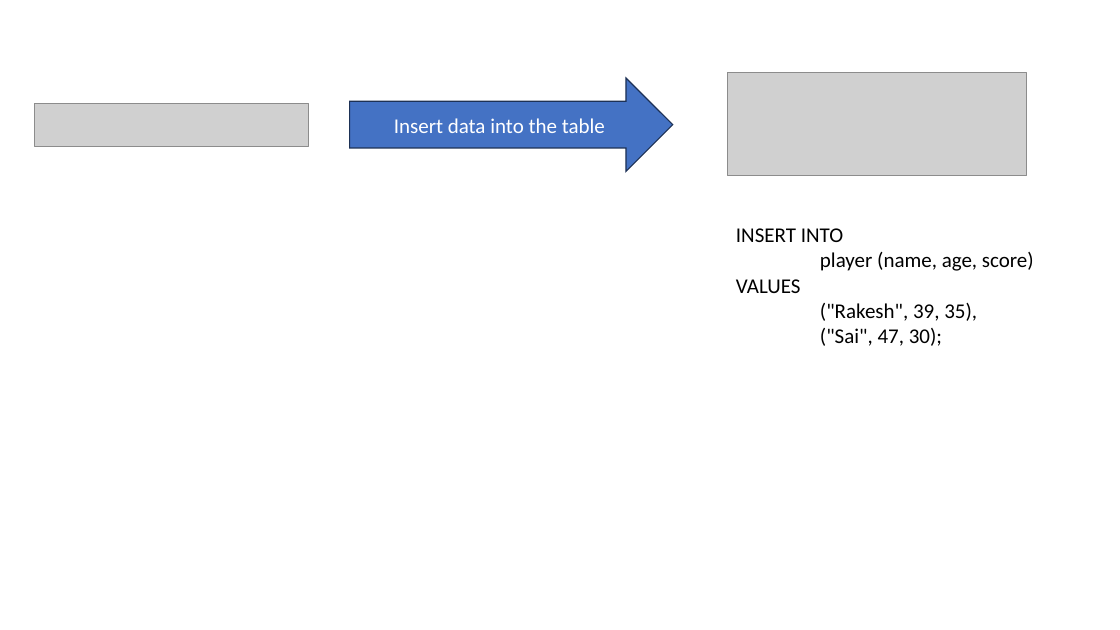
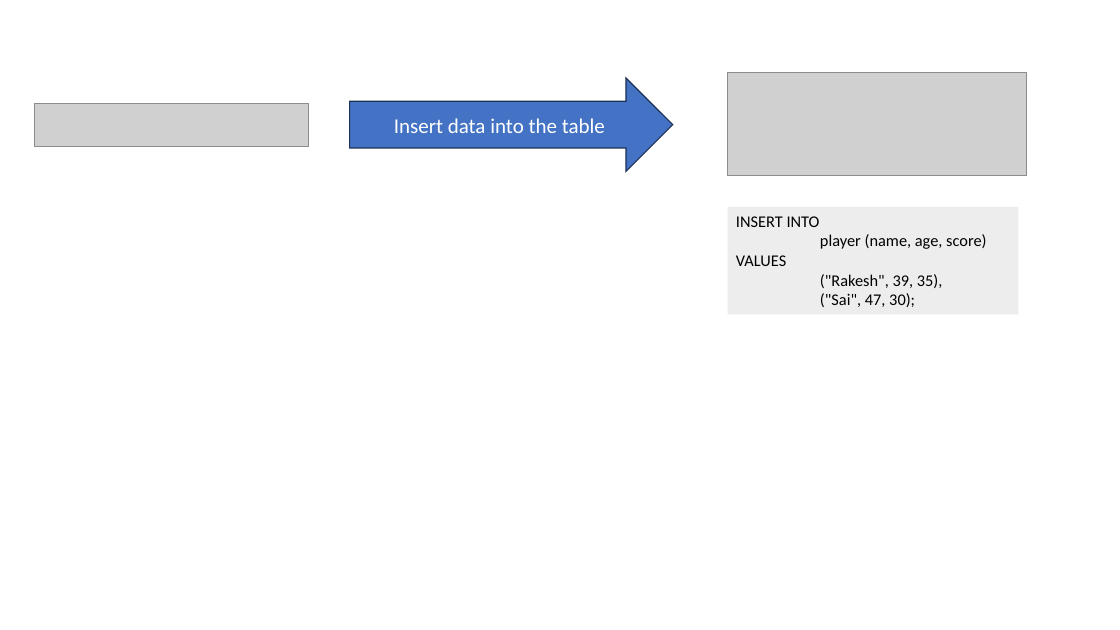
Before and after one commit to venkatyashwanth/mysql_notes, a slide deck: slide 9 of SQL.pptx (slide 6 before the commit). Drawn at 1120x630 pixels with LibreOffice and Linux fonts; fonts in the diff are those of the drawing; grey boxes stand for pictures. Boxes give left, top, right and bottom in pixels: in the first picture for what was removed or moved away, otherwise in the second. Text is boxed around its words. In the diff, an @@ line names an element or a change of style, - is before the commit and + after.

```diff
--- a/SQL.pptx
+++ b/SQL.pptx
@@ rectangle "INSERT INTO": place and size @@
-rectangle "INSERT INTO" at (736,228,1034,346)
+rectangle "INSERT INTO" at (728,207,1018,314)
@@ rectangle "INSERT INTO" at (728,207,1018,314): size 18 to 14 pt; fill none to #EDEDED @@
```
Also in this commit, not shown: 5 other slides changed, 4 slides added, 2 slides removed, 1 other file.
